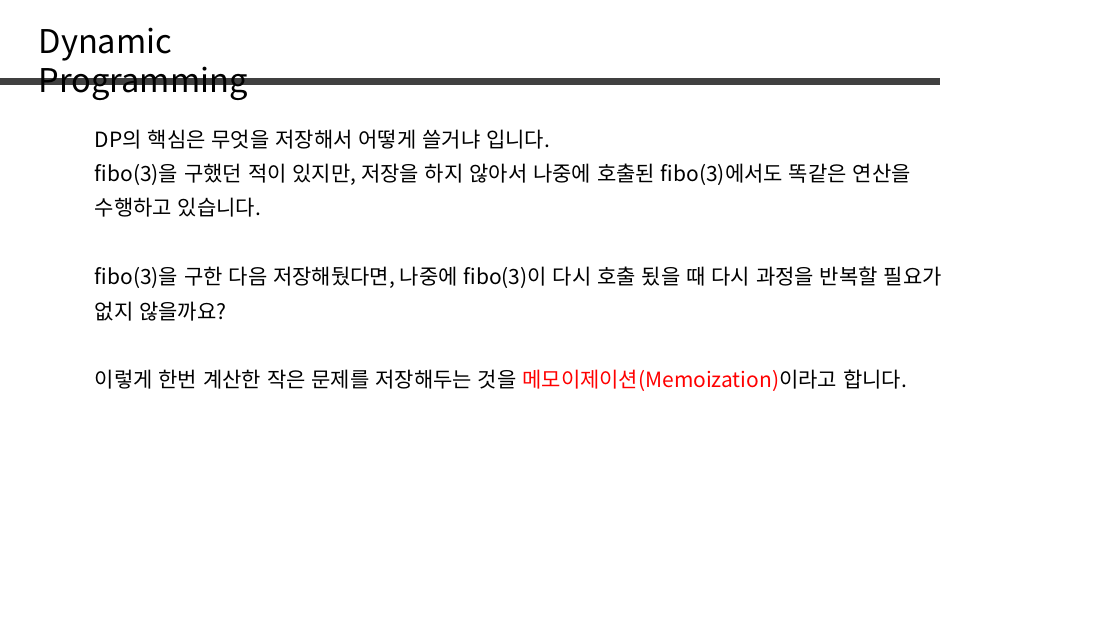
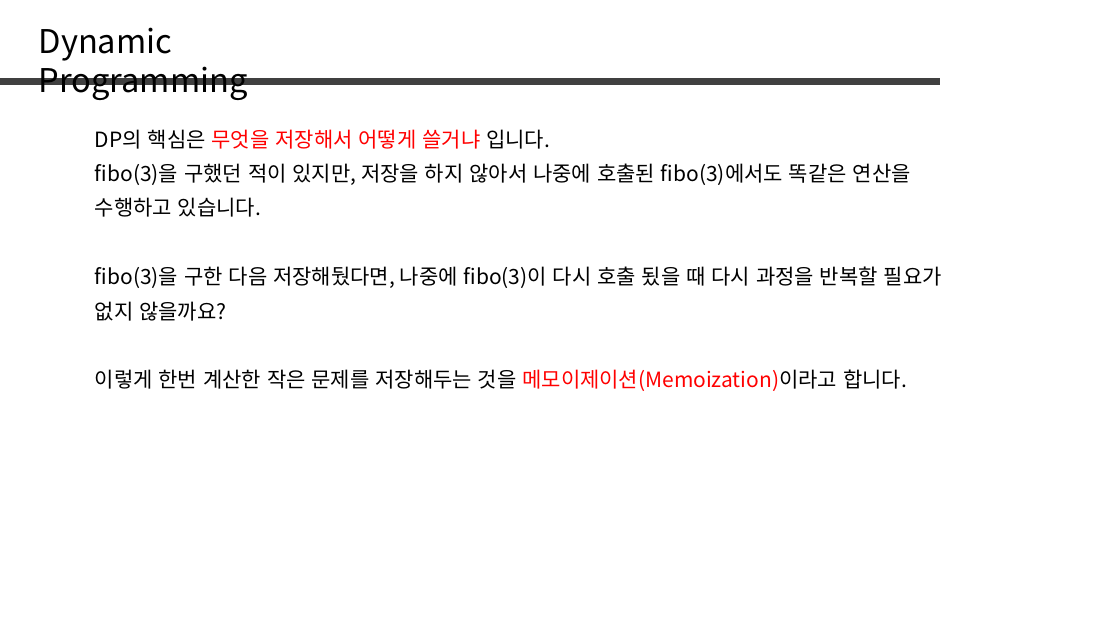
Before and after one commit to jaehoo1/PS-study, a slide deck: slide 7 of study/5_Dynamic Programming.pptx. Drawn at 1120x630 pixels with LibreOffice and Linux fonts; fonts in the diff are those of the drawing. Boxes give left, top, right and bottom in pixels: in the first picture for what was removed or moved away, otherwise in the second. Text is boxed around its words. In the diff, an @@ line names an element or a change of style, - is before the commit and + after.

```diff
--- a/study/5_Dynamic Programming.pptx
+++ b/study/5_Dynamic Programming.pptx
@@ text "DP의 핵심은 무엇을 저장해서 어떻게 ..." at box(95, 129, 550, 149): text colour #000000 to #FF0000 in "무엇을 저장해서 어떻게 쓸거냐" @@
```
Also in this commit, not shown: 2 other slides changed, 1 slide added.
